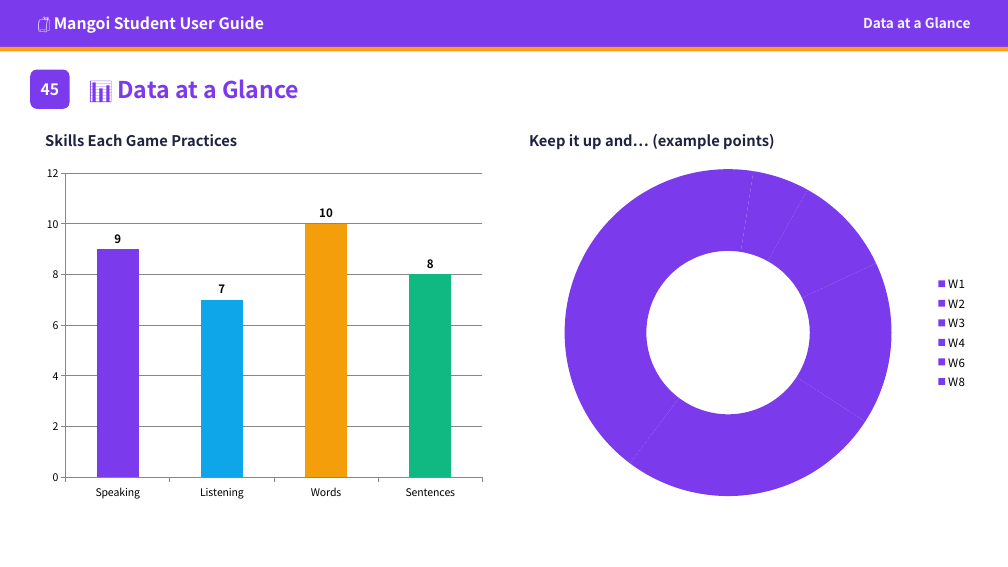
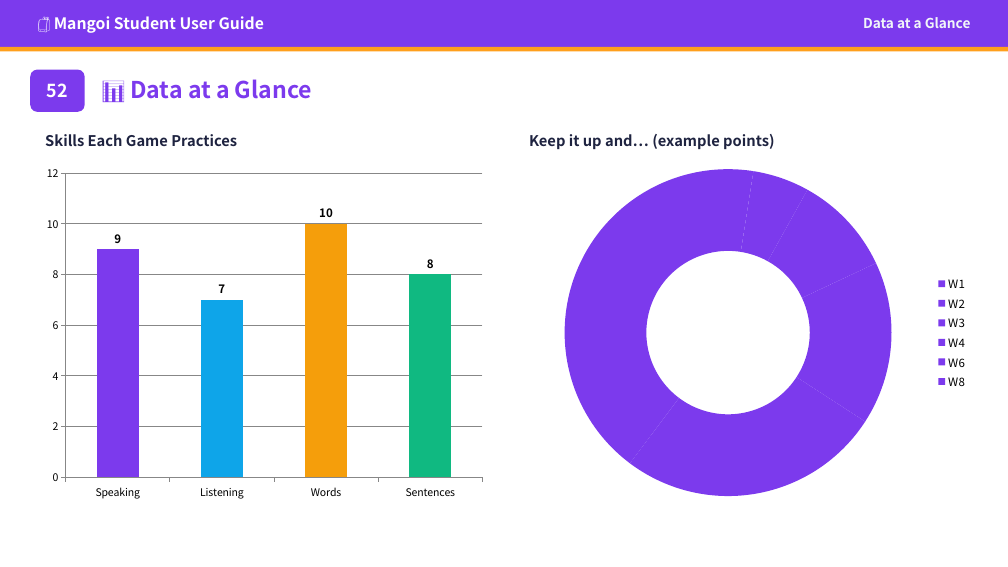
Before and after one commit to navy111p-sudo/mangoiweb, a slide deck: slide 56 of cloudflare-deploy/public/library/student/student-en.pptx (slide 48 before the commit). Drawn at 1008x567 pixels with LibreOffice and Linux fonts; fonts in the diff are those of the drawing. Boxes give left, top, right and bottom in pixels: in the first picture for what was removed or moved away, otherwise in the second. Text is boxed around its words. In the diff, an @@ line names an element or a change of style, - is before the commit and + after.

```diff
--- a/cloudflare-deploy/public/library/student/student-en.pptx
+++ b/cloudflare-deploy/public/library/student/student-en.pptx
@@ rounded rectangle: place and size @@
-rounded rectangle at [30,70,70,109]
+rounded rectangle at [30,70,85,112]
@@ text removed at [41,83,60,95] @@
-45
@@ text added at [47,83,68,97], 17 pt, text #FFFFFF, bold @@
+52
@@ text "📊 Data at a Glance": place and size @@
-text "📊 Data at a Glance" at [117,79,299,99]
+text "📊 Data at a Glance" at [130,79,312,99]
```
Also in this commit, not shown: 5 other slides changed, 8 slides added, 33 other files.
